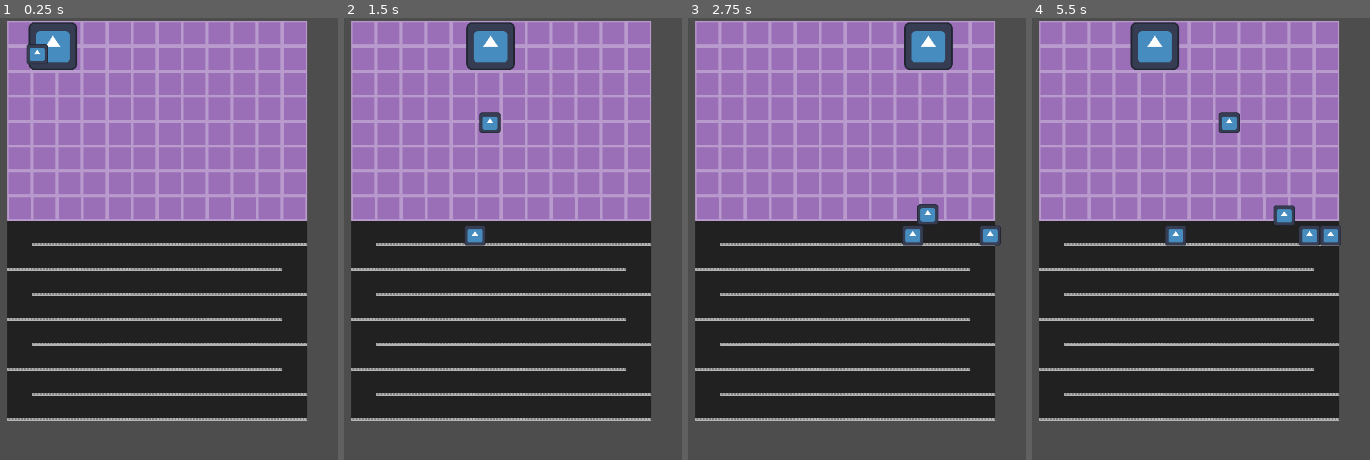
Above: before the commit, frames 1-4 (left to right).
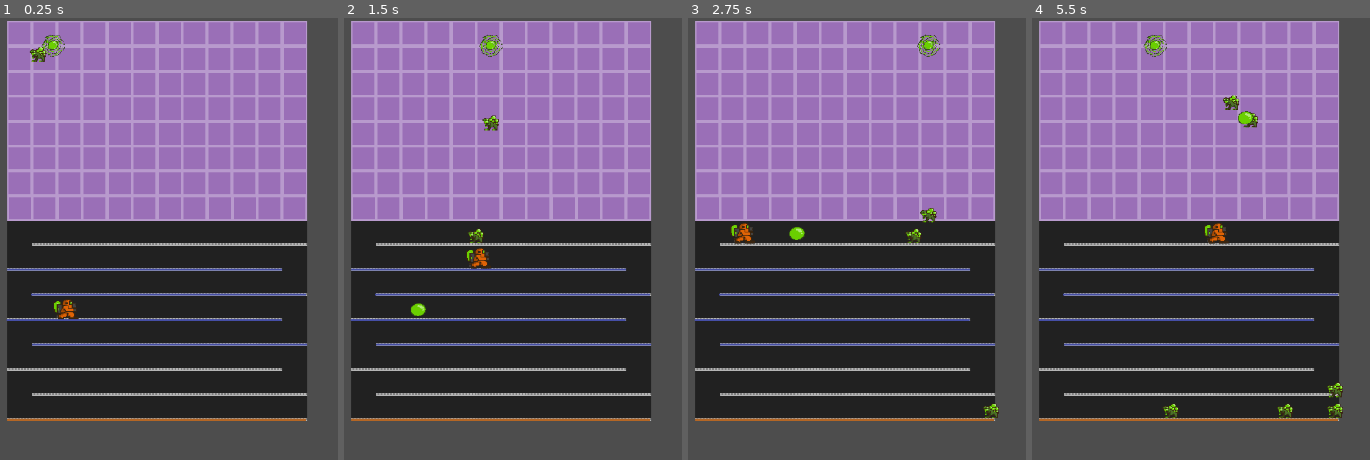
Above: after the commit, the same moments.

Repository: KrolPolski/Finnish-Game-Jam-2025
Game: Godot game, scene res://scenes/level_1.tscn
The game is run twice, just before and just after one commit, with the same random seed, the same clock (stepped at 60 frames per second) and the same inputs. The engine's default icon, where the game draws it, is replaced by a stand-in: a white triangle on a blue panel in a dark square.
Inputs:
- Up to frame 1 (0.25 s): no input
- Up to frame 2 (1.5 s): tap Enter (enter, bound only after the commit) at 0.5, 0.8, 1.35 s; hold D (move_right) from 0.53 s (still down); tap Space (drop_bubble) at 0.6 s; tap W (climb_up) at 0.77, 1.07 s
- Up to frame 3 (2.75 s): tap W (climb_up) at 1.52, 1.55, 1.82, 2.1 s; release D (move_right) at 2.03 s; hold A (move_left) from 2.03 s (still down); tap Space (drop_bubble) at 2.3 s
- Up to frame 4 (5.5 s): release A (move_left) at 2.78 s; hold D (move_right) 2.78-4.28 s; tap Space (drop_bubble) at 2.85, 4.35 s; tap W (climb_up) at 3.02, 3.32, 3.77, 3.8, 4.07, 4.52, 4.82 s; tap Enter (enter, bound only after the commit) at 3.05, 3.6, 5.1 s; hold A (move_left) 4.28-5.03 s; hold D (move_right) from 5.03 s (still down)

The runs differ from the first frame. In frame 1, 4.1% of the frame differs, in the area x 1-91%, y 0-92%; in frame 2, 4.8%; in frame 3, 5.1%; in frame 4, 6.2%, in the area x 1-93%, y 0-92%.

Commit message:
Combined player movement, bubbles with portals and enemy spawning

Diff:
--- a/bubble.gd
+++ b/bubble.gd
@@ -21,6 +21,8 @@
 
 
 func _on_area_entered(area: Area2D) -> void:
+	print("Bubble area entered")
+	print(area.get_groups())
 	if area.is_in_group("enemy"):
 		$'Timer'.stop()
 		dir = -1
--- a/enemy.gd
+++ b/enemy.gd
@@ -15,7 +15,7 @@
 		velocity.x = move_dir * SPEED
 	else:
 		velocity.y = -1 * SPEED
-	move_and_slide()
+#	move_and_slide()
 
 
 func _on_area_2d_area_entered(area: Area2D) -> void:
--- a/level.tscn
+++ b/level.tscn
@@ -43,10 +43,10 @@
 color = Color(0.70397, 0.401718, 0.144034, 1)
 
 [node name="Platform" type="ColorRect" parent="."]
-offset_left = 852.0
-offset_top = 375.0
-offset_right = 1201.0
-offset_bottom = 420.0
+offset_left = 160.0
+offset_top = 196.0
+offset_right = 509.0
+offset_bottom = 241.0
 color = Color(0.270675, 0.306784, 0.651463, 1)
 metadata/_edit_group_ = true
 
@@ -73,10 +73,10 @@
 debug_color = Color(0.868578, 0.284712, 0.536521, 0.42)
 
 [node name="Platform2" type="ColorRect" parent="."]
-offset_left = 94.0
-offset_top = 387.0
-offset_right = 443.0
-offset_bottom = 432.0
+offset_left = 161.0
+offset_top = 420.0
+offset_right = 510.0
+offset_bottom = 465.0
 color = Color(0.270675, 0.306784, 0.651463, 1)
 metadata/_edit_group_ = true
 
--- a/mob.gd
+++ b/mob.gd
@@ -1,6 +1,9 @@
 extends CharacterBody2D
 
 var SPEED = 2
+var FLOAT_SPEED = -300
+var dir = 1
+var is_floating = false
 
 # Called when the node enters the scene tree for the first time.
 func _ready() -> void:
@@ -11,11 +14,24 @@
 func _process(delta: float) -> void:
 	pass
 func _physics_process(delta: float):
-	position.x += SPEED
-	if position.x >= 450:
-		SPEED = -2
-	if position.x <= 0:
-		SPEED = +2
-	if not is_on_floor():
-		velocity += get_gravity() * delta
+
+	if !is_floating:
+		position.x += SPEED * dir
+		if position.x >= 450:
+			dir = -1
+		if position.x <= 0:
+			dir = 1
+		if not is_on_floor():
+			velocity += get_gravity() * delta
+	else:
+		velocity.x = 0
+		velocity.y = FLOAT_SPEED
 	move_and_slide()
+
+
+func _on_area_2d_area_entered(area: Area2D) -> void:
+	if area.is_in_group("bubble"):
+		velocity.x = 0
+		velocity.y = FLOAT_SPEED
+		is_floating = true
+		set_collision_mask_value(4, false)
--- a/player_movement.gd
+++ b/player_movement.gd
@@ -1,40 +1,59 @@
 extends CharacterBody2D
 
 
-const SPEED = 400.0
-const CLIMB_VELOCITY = -600.0
+const SPEED = 200.0
+const CLIMB_VELOCITY = -200.0
 
 var is_under_platform
+var under_count
 var is_over_platform
-var is_climbing
+var over_count
+var is_climbing_up
+var is_climbing_down
 var climb_dir
 
-var bubble_preload = preload("res://bubble.tscn")
-@onready var main = get_tree().get_root().get_node("Level")
+var bubble_preload = preload("res://scenes/bubble.tscn")
+@onready var main = get_tree().get_root().get_node("Level 1")
 
 func _ready() -> void:
 	is_under_platform = false
 	is_over_platform = false
-	is_climbing = false
+	is_climbing_up = false
+	is_climbing_down = false
 	climb_dir = 0
+	under_count = 0
+	over_count = 0
 
 func _physics_process(delta: float) -> void:
 	# Add the gravity.
 	if not is_on_floor():
 		velocity += get_gravity() * delta
 
+	if Input.is_action_just_pressed("enter"):
+		print("********")
+		print("IS UNDER PLATFORM:")
+		print(is_under_platform)
+		print("IS OVER PLATFORM:")
+		print(is_over_platform)
+		print("IS CLIMBING UP:")
+		print(is_climbing_up)
+		print("IS CLIMBING DOWN:")
+		print(is_climbing_down)
+		print("********")
+
 	# Handle climb.
-	if Input.is_action_just_pressed("climb_up") and is_under_platform and !is_climbing:
-		is_climbing = true
+	if Input.is_action_just_pressed("climb_up") and is_under_platform and !is_climbing_up and !is_climbing_down:
+		is_climbing_up = true
 		climb_dir = 1
-	elif Input.is_action_just_pressed("climb_down") and is_over_platform and !is_climbing:
-		is_climbing = true
+	elif Input.is_action_just_pressed("climb_down") and is_over_platform and !is_climbing_up and !is_climbing_down:
+		is_climbing_down = true
 		climb_dir = -1
 
-	if Input.is_action_just_pressed("drop_bubble") and !is_climbing and is_on_floor():
+
+	if Input.is_action_just_pressed("drop_bubble") and !is_climbing_up and !is_climbing_down and is_on_floor():
 		var instance = bubble_preload.instantiate()
 		instance.spawn_pos.x = global_position.x
-		instance.spawn_pos.y = global_position.y + 25
+		instance.spawn_pos.y = global_position.y
 		instance.add_to_group("bubble")
 		main.add_child.call_deferred(instance)
 
@@ -43,7 +62,7 @@
 	# Get the input direction and handle the movement/deceleration.
 	# As good practice, you should replace UI actions with custom gameplay actions.
 
-	if !is_climbing:
+	if !is_climbing_up and !is_climbing_down:
 		var direction := Input.get_axis("move_left", "move_right")
 		if direction:
 			velocity.x = direction * SPEED
@@ -60,20 +79,30 @@
 func _on_player_area_area_entered(area: Area2D) -> void:
 	if area.is_in_group("under_platform"):
 		is_under_platform = true
+		under_count += 1
+		print("UNDER PLATFORM")
 	if area.is_in_group("over_platform"):
 		is_over_platform = true
+		over_count += 1
+		print("OVER PLATFORM")
 
 
 func _on_player_area_area_exited(area: Area2D) -> void:
 	if area.is_in_group("under_platform"):
-		is_under_platform = false
-		if is_climbing:
+		under_count -= 1
+		if under_count <= 0:
+			is_under_platform = false
+		print("UNDER PLATFORM STOP")
+		if is_climbing_up:
 			velocity.y = 0
-			is_climbing = false
+			is_climbing_up = false
 			set_collision_mask_value(2, true)
 	if area.is_in_group("over_platform"):
-		is_over_platform = false
-		if is_climbing:
+		print("OVER PLATFORM STOP")
+		over_count -= 1
+		if over_count <= 0:
+			is_over_platform = false
+		if is_climbing_down:
 			velocity.y = 0
-			is_climbing = false
+			is_climbing_down = false
 			set_collision_mask_value(2, true)
--- a/project.godot
+++ b/project.godot
@@ -51,6 +51,11 @@
 "events": [Object(InputEventKey,"resource_local_to_scene":false,"resource_name":"","device":-1,"window_id":0,"alt_press …(191 unchanged characters)…
 ]
 }
+enter={
+"deadzone": 0.5,
+"events": [Object(InputEventKey,"resource_local_to_scene":false,"resource_name":"","device":-1,"window_id":0,"alt_pressed":false,"shift_pressed":false,"ctrl_pressed":false,"meta_pressed":false,"pressed":false,"keycode":0,"physical_keycode":4194309,"key_label":0,"unicode":0,"location":0,"echo":false,"script":null)
+]
+}
 
 [rendering]
 
--- a/bubble.tscn
+++ b/scenes/bubble.tscn
@@ -1,21 +1,22 @@
 [gd_scene load_steps=4 format=3 uid="uid://cx05tafwjurew"]
 
-[ext_resource type="Texture2D" uid="uid://lootb2wabas2" path="res://assets/sprites/bubble_1.png" id="1_plpnl"]
 [ext_resource type="Script" path="res://bubble.gd" id="1_s1ay2"]
+[ext_resource type="Texture2D" uid="uid://juvteptdyuh2" path="res://assets/character_sprites/bubble_sprite_1.PNG" id="2_cscum"]
 
 [sub_resource type="CircleShape2D" id="CircleShape2D_ntcyj"]
 radius = 3.89573
 
 [node name="Bubble" type="Area2D" groups=["bubble"]]
+top_level = true
 position = Vector2(200, 108)
-scale = Vector2(2.96263, 2.38455)
+scale = Vector2(0.839037, 0.717785)
 collision_layer = 4
 collision_mask = 8
 script = ExtResource("1_s1ay2")
 metadata/_edit_group_ = true
 
 [node name="Sprite2D" type="Sprite2D" parent="."]
-texture = ExtResource("1_plpnl")
+texture = ExtResource("2_cscum")
 
 [node name="CollisionShape2D" type="CollisionShape2D" parent="."]
 shape = SubResource("CircleShape2D_ntcyj")
--- a/scenes/level_1.tscn
+++ b/scenes/level_1.tscn
@@ -1,10 +1,12 @@
-[gd_scene load_steps=11 format=4 uid="uid://clo6cylv8dslo"]
-
-[ext_resource type="Texture2D" uid="uid://bewvwbn2pcikw" path="res://assets/tilesets/level1_floor.png" id="1_qvcpk"]
-[ext_resource type="Texture2D" uid="uid://x88oknbs6155" path="res://assets/tilesets/level1_sky.png" id="2_xi0ms"]
+[gd_scene load_steps=18 format=4 uid="uid://clo6cylv8dslo"]
+
+[ext_resource type="Texture2D" uid="uid://clqp2k1834hig" path="res://assets/tilesets/level1_floor.png" id="1_qvcpk"]
+[ext_resource type="Texture2D" uid="uid://b0sae5mprcwrg" path="res://assets/tilesets/level1_sky.png" id="2_xi0ms"]
 [ext_resource type="Script" path="res://scenes/area_2d.gd" id="3_lbnyv"]
-[ext_resource type="Texture2D" uid="uid://bmf7blihblkv5" path="res://icon.svg" id="4_8bqn7"]
 [ext_resource type="PackedScene" uid="uid://cmfrpqlcr1vws" path="res://scenes/mob.tscn" id="4_mkim1"]
+[ext_resource type="Texture2D" uid="uid://2fy856aimvp7" path="res://assets/character_sprites/portal_sprite_1.PNG" id="5_2et8h"]
+[ext_resource type="Script" path="res://player_movement.gd" id="6_dhlg7"]
+[ext_resource type="Texture2D" uid="uid://buy37hkbfursr" path="res://assets/character_sprites/player_sprite_1.png" id="7_ayfcc"]
 
 [sub_resource type="TileSetAtlasSource" id="TileSetAtlasSource_suouw"]
 texture = ExtResource("1_qvcpk")
@@ -26,6 +28,21 @@
 [sub_resource type="RectangleShape2D" id="RectangleShape2D_kr7il"]
 size = Vector2(78.5, 75)
 
+[sub_resource type="RectangleShape2D" id="RectangleShape2D_7p0mf"]
+size = Vector2(30, 32)
+
+[sub_resource type="RectangleShape2D" id="RectangleShape2D_f417m"]
+size = Vector2(348.279, 47.1943)
+
+[sub_resource type="RectangleShape2D" id="RectangleShape2D_1nnb0"]
+size = Vector2(348.004, 137.651)
+
+[sub_resource type="RectangleShape2D" id="RectangleShape2D_crxav"]
+size = Vector2(347.628, 70.7914)
+
+[sub_resource type="RectangleShape2D" id="RectangleShape2D_1aje3"]
+size = Vector2(1263.16, 63.6074)
+
 [node name="Level 1" type="Node2D"]
 
 [node name="Tilemaps" type="Node" parent="."]
@@ -35,6 +52,7 @@
 scale = Vector2(2.5, 2.5)
 tile_map_data = PackedByteArray("AAAAAP//AAAAAAAAAAABAP//AAAAAAAAAAACAP//AAAAAAAAAAADAP//AAAAAAAAAAAEAP//AAAAAAAAAAAFAP …(1456 unchanged characters)…
 tile_set = SubResource("TileSet_1fugo")
+collision_enabled = false
 
 [node name="Sky" type="TileMapLayer" parent="Tilemaps"]
 position = Vector2(330, 645)
@@ -54,7 +72,7 @@
 [node name="Sprite2D" type="Sprite2D" parent="Portal2"]
 position = Vector2(373, 45)
 scale = Vector2(0.605469, 0.597656)
-texture = ExtResource("4_8bqn7")
+texture = ExtResource("5_2et8h")
 
 [node name="MobTimer" type="Timer" parent="Portal2"]
 autostart = true
@@ -63,5 +81,291 @@
 wait_time = 20.0
 autostart = true
 
-[node name="Mob" parent="." instance=ExtResource("4_mkim1")]
+[node name="Mob" parent="." groups=["enemy"] instance=ExtResource("4_mkim1")]
 position = Vector2(1, -170)
+collision_mask = 3
+
+[node name="Player" type="CharacterBody2D" parent="."]
+top_level = true
+position = Vector2(424, 464)
+scale = Vector2(1.32255, 1.04823)
+collision_mask = 3
+script = ExtResource("6_dhlg7")
+metadata/_edit_group_ = true
+
+[node name="Sprite2D" type="Sprite2D" parent="Player"]
+texture = ExtResource("7_ayfcc")
+
+[node name="CollisionPolygon2D" type="CollisionPolygon2D" parent="Player"]
+position = Vector2(0.999992, -0.338383)
+scale = Vector2(0.240234, 0.245613)
+polygon = PackedVector2Array(59.1, -64, -59, -64, -63.8, -59, -64, 61, -60.3, 64, 59.6, 64, 60.1109, 64.5876, 64, -61.1)
+
+[node name="player_area" type="Area2D" parent="Player"]
+
+[node name="CollisionShape2D" type="CollisionShape2D" parent="Player/player_area"]
+shape = SubResource("RectangleShape2D_7p0mf")
+
+[node name="Platform" type="ColorRect" parent="."]
+offset_left = 365.0
+offset_top = 361.0
+offset_right = 710.0
+offset_bottom = 411.0
+scale = Vector2(1.27484, 0.0635668)
+color = Color(0.270675, 0.306784, 0.651463, 1)
+metadata/_edit_group_ = true
+
+[node name="StaticBody2D" type="StaticBody2D" parent="Platform"]
+collision_layer = 2
+
+[node name="CollisionShape2D" type="CollisionShape2D" parent="Platform/StaticBody2D"]
+position = Vector2(174.139, 23.5972)
+scale = Vector2(1, 1)
+shape = SubResource("RectangleShape2D_f417m")
+
+[node name="Under_platform" type="Area2D" parent="Platform" groups=["under_platform"]]
+position = Vector2(177, 118)
+
+[node name="CollisionShape2D" type="CollisionShape2D" parent="Platform/Under_platform" groups=["under_platform"]]
+position = Vector2(-2, -7.87988)
+scale = Vector2(1, 0.999999)
+shape = SubResource("RectangleShape2D_1nnb0")
+metadata/_edit_group_ = true
+
+[node name="Over_platform" type="Area2D" parent="Platform" groups=["over_platform"]]
+position = Vector2(175, -54)
+
+[node name="CollisionShape2D" type="CollisionShape2D" parent="Platform/Over_platform" groups=["over_platform"]]
+position = Vector2(-1, 85.4629)
+scale = Vector2(1, 1)
+shape = SubResource("RectangleShape2D_crxav")
+debug_color = Color(0.868578, 0.284712, 0.536521, 0.42)
+
+[node name="Platform2" type="ColorRect" parent="."]
+top_level = true
+offset_left = 330.0
+offset_top = 401.0
+offset_right = 675.0
+offset_bottom = 451.0
+scale = Vector2(1.27484, 0.0635668)
+color = Color(0.270675, 0.306784, 0.651463, 1)
+metadata/_edit_group_ = true
+
+[node name="StaticBody2D" type="StaticBody2D" parent="Platform2"]
+collision_layer = 2
+
+[node name="CollisionShape2D" type="CollisionShape2D" parent="Platform2/StaticBody2D"]
+position = Vector2(174.139, 23.5972)
+scale = Vector2(1, 1)
+shape = SubResource("RectangleShape2D_f417m")
+
+[node name="Under_platform" type="Area2D" parent="Platform2" groups=["under_platform"]]
+position = Vector2(177, 118)
+
+[node name="CollisionShape2D" type="CollisionShape2D" parent="Platform2/Under_platform" groups=["under_platform"]]
+position = Vector2(-2, -15.7456)
+scale = Vector2(1, 1)
+shape = SubResource("RectangleShape2D_1nnb0")
+
+[node name="Over_platform" type="Area2D" parent="Platform2" groups=["over_platform"]]
+position = Vector2(175, -54)
+
+[node name="CollisionShape2D" type="CollisionShape2D" parent="Platform2/Over_platform" groups=["over_platform"]]
+position = Vector2(-1, 50.0674)
+scale = Vector2(1, 1)
+shape = SubResource("RectangleShape2D_crxav")
+debug_color = Color(0.868578, 0.284712, 0.536521, 0.42)
+
+[node name="Platform3" type="ColorRect" parent="."]
+top_level = true
+offset_left = 368.0
+offset_top = 441.0
+offset_right = 713.0
+offset_bottom = 491.0
+scale = Vector2(1.27484, 0.0635668)
+color = Color(0.270675, 0.306784, 0.651463, 1)
+metadata/_edit_group_ = true
+
+[node name="StaticBody2D" type="StaticBody2D" parent="Platform3"]
+collision_layer = 2
+
+[node name="CollisionShape2D" type="CollisionShape2D" parent="Platform3/StaticBody2D"]
+position = Vector2(174.139, 23.5972)
+scale = Vector2(1, 1)
+shape = SubResource("RectangleShape2D_f417m")
+
+[node name="Under_platform" type="Area2D" parent="Platform3" groups=["under_platform"]]
+position = Vector2(177, 118)
+
+[node name="CollisionShape2D" type="CollisionShape2D" parent="Platform3/Under_platform" groups=["under_platform"]]
+position = Vector2(-2, -1.98047)
+scale = Vector2(1, 0.999999)
+shape = SubResource("RectangleShape2D_1nnb0")
+
+[node name="Over_platform" type="Area2D" parent="Platform3" groups=["over_platform"]]
+position = Vector2(175, -54)
+
+[node name="CollisionShape2D" type="CollisionShape2D" parent="Platform3/Over_platform" groups=["over_platform"]]
+position = Vector2(-1.00006, 77.5981)
+scale = Vector2(1, 1)
+shape = SubResource("RectangleShape2D_crxav")
+debug_color = Color(0.868578, 0.284712, 0.536521, 0.42)
+
+[node name="Platform4" type="ColorRect" parent="."]
+top_level = true
+offset_left = 329.0
+offset_top = 482.0
+offset_right = 674.0
+offset_bottom = 532.0
+scale = Vector2(1.27484, 0.0635668)
+color = Color(0.270675, 0.306784, 0.651463, 1)
+metadata/_edit_group_ = true
+
+[node name="StaticBody2D" type="StaticBody2D" parent="Platform4"]
+collision_layer = 2
+
+[node name="CollisionShape2D" type="CollisionShape2D" parent="Platform4/StaticBody2D"]
+position = Vector2(174.139, 39.3286)
+scale = Vector2(1, 0.999999)
+shape = SubResource("RectangleShape2D_f417m")
+
+[node name="Under_platform" type="Area2D" parent="Platform4" groups=["under_platform"]]
+position = Vector2(177, 118)
+
+[node name="CollisionShape2D" type="CollisionShape2D" parent="Platform4/Under_platform" groups=["under_platform"]]
+position = Vector2(-2, 7.85107)
+scale = Vector2(1, 0.999999)
+shape = SubResource("RectangleShape2D_1nnb0")
+
+[node name="Over_platform" type="Area2D" parent="Platform4" groups=["over_platform"]]
+position = Vector2(175, -54)
+
+[node name="CollisionShape2D" type="CollisionShape2D" parent="Platform4/Over_platform" groups=["over_platform"]]
+position = Vector2(-1, 69.7314)
+scale = Vector2(1, 1)
+shape = SubResource("RectangleShape2D_crxav")
+debug_color = Color(0.868578, 0.284712, 0.536521, 0.42)
+
+[node name="Platform5" type="ColorRect" parent="."]
+top_level = true
+offset_left = 370.0
+offset_top = 521.0
+offset_right = 715.0
+offset_bottom = 571.0
+scale = Vector2(1.27484, 0.0635668)
+color = Color(0.270675, 0.306784, 0.651463, 1)
+metadata/_edit_group_ = true
+
+[node name="StaticBody2D" type="StaticBody2D" parent="Platform5"]
+collision_layer = 2
+
+[node name="CollisionShape2D" type="CollisionShape2D" parent="Platform5/StaticBody2D"]
+position = Vector2(174.139, 23.5972)
+scale = Vector2(1, 1)
+shape = SubResource("RectangleShape2D_f417m")
+
+[node name="Under_platform" type="Area2D" parent="Platform5" groups=["under_platform"]]
+position = Vector2(177, 118)
+
+[node name="CollisionShape2D" type="CollisionShape2D" parent="Platform5/Under_platform" groups=["under_platform"]]
+position = Vector2(-2, 7.85107)
+scale = Vector2(1, 0.999999)
+shape = SubResource("RectangleShape2D_1nnb0")
+
+[node name="Over_platform" type="Area2D" parent="Platform5" groups=["over_platform"]]
+position = Vector2(175, -54)
+
+[node name="CollisionShape2D" type="CollisionShape2D" parent="Platform5/Over_platform" groups=["over_platform"]]
+position = Vector2(-1, 85.4634)
+scale = Vector2(1, 1)
+shape = SubResource("RectangleShape2D_crxav")
+debug_color = Color(0.868578, 0.284712, 0.536521, 0.42)
+
+[node name="Platform6" type="ColorRect" parent="."]
+offset_left = 330.0
+offset_top = 561.0
+offset_right = 675.0
+offset_bottom = 611.0
+scale = Vector2(1.27484, 0.0635668)
+color = Color(0.270675, 0.306784, 0.651463, 1)
+metadata/_edit_group_ = true
+
+[node name="StaticBody2D" type="StaticBody2D" parent="Platform6"]
+collision_layer = 2
+
+[node name="CollisionShape2D" type="CollisionShape2D" parent="Platform6/StaticBody2D"]
+position = Vector2(174.139, 23.5972)
+scale = Vector2(1, 1)
+shape = SubResource("RectangleShape2D_f417m")
+
+[node name="Under_platform" type="Area2D" parent="Platform6" groups=["under_platform"]]
+position = Vector2(177, 118)
+
+[node name="CollisionShape2D" type="CollisionShape2D" parent="Platform6/Under_platform" groups=["under_platform"]]
+position = Vector2(-2, 7.85107)
+scale = Vector2(1, 0.999999)
+shape = SubResource("RectangleShape2D_1nnb0")
+
+[node name="Over_platform" type="Area2D" parent="Platform6" groups=["over_platform"]]
+position = Vector2(175, -54)
+
+[node name="CollisionShape2D" type="CollisionShape2D" parent="Platform6/Over_platform" groups=["over_platform"]]
+position = Vector2(-1, 69.7314)
+scale = Vector2(1, 1)
+shape = SubResource("RectangleShape2D_crxav")
+debug_color = Color(0.868578, 0.284712, 0.536521, 0.42)
+
+[node name="Platform7" type="ColorRect" parent="."]
+offset_left = 370.0
+offset_top = 601.0
+offset_right = 715.0
+offset_bottom = 651.0
+scale = Vector2(1.27484, 0.0635668)
+color = Color(0.270675, 0.306784, 0.651463, 1)
+metadata/_edit_group_ = true
+
+[node name="StaticBody2D" type="StaticBody2D" parent="Platform7"]
+collision_layer = 2
+
+[node name="CollisionShape2D" type="CollisionShape2D" parent="Platform7/StaticBody2D"]
+position = Vector2(174.139, 23.5972)
+scale = Vector2(1, 1)
+shape = SubResource("RectangleShape2D_f417m")
+
+[node name="Under_platform" type="Area2D" parent="Platform7" groups=["under_platform"]]
+position = Vector2(177, 118)
+
+[node name="CollisionShape2D" type="CollisionShape2D" parent="Platform7/Under_platform" groups=["under_platform"]]
+position = Vector2(-2, 7.85107)
+scale = Vector2(1, 0.999999)
+shape = SubResource("RectangleShape2D_1nnb0")
+
+[node name="Over_platform" type="Area2D" parent="Platform7" groups=["over_platform"]]
+position = Vector2(175, -54)
+
+[node name="CollisionShape2D" type="CollisionShape2D" parent="Platform7/Over_platform" groups=["over_platform"]]
+position = Vector2(-1, 69.7314)
+scale = Vector2(1, 1)
+shape = SubResource("RectangleShape2D_crxav")
+debug_color = Color(0.868578, 0.284712, 0.536521, 0.42)
+
+[node name="Floor" type="StaticBody2D" parent="."]
+top_level = true
+position = Vector2(568, 643)
+scale = Vector2(0.38, 0.051)
+metadata/_edit_group_ = true
+
+[node name="CollisionShape2D" type="CollisionShape2D" parent="Floor"]
+position = Vector2(5.26318, -12.1963)
+scale = Vector2(1, 1)
+shape = SubResource("RectangleShape2D_1aje3")
+
+[node name="ColorRect" type="ColorRect" parent="Floor"]
+offset_left = -626.0
+offset_top = -44.0
+offset_right = 632.0
+offset_bottom = 39.0
+color = Color(0.70397, 0.401718, 0.144034, 1)
+
+[connection signal="area_entered" from="Player/player_area" to="Player" method="_on_player_area_area_entered"]
+[connection signal="area_exited" from="Player/player_area" to="Player" method="_on_player_area_area_exited"]
--- a/scenes/mob.tscn
+++ b/scenes/mob.tscn
@@ -1,10 +1,13 @@
-[gd_scene load_steps=4 format=3 uid="uid://cmfrpqlcr1vws"]
+[gd_scene load_steps=5 format=3 uid="uid://cmfrpqlcr1vws"]
 
 [ext_resource type="Script" path="res://mob.gd" id="1_c6a7m"]
-[ext_resource type="Texture2D" uid="uid://bmf7blihblkv5" path="res://icon.svg" id="2_n7dok"]
+[ext_resource type="Texture2D" uid="uid://brgn6gct732p1" path="res://assets/character_sprites/enemy_sprite_1.PNG" id="2_hwkfc"]
 
 [sub_resource type="RectangleShape2D" id="RectangleShape2D_hn5fo"]
 size = Vector2(33.75, 33.5)
+
+[sub_resource type="RectangleShape2D" id="RectangleShape2D_xcnfi"]
+size = Vector2(5, 5)
 
 [node name="Mob" type="CharacterBody2D"]
 top_level = true
@@ -12,9 +15,19 @@
 
 [node name="Sprite2D" type="Sprite2D" parent="."]
 position = Vector2(347, 199.25)
-scale = Vector2(0.265625, 0.253906)
-texture = ExtResource("2_n7dok")
+scale = Vector2(0.858144, 0.747009)
+texture = ExtResource("2_hwkfc")
 
 [node name="CollisionShape2D" type="CollisionShape2D" parent="."]
 position = Vector2(348, 195)
 shape = SubResource("RectangleShape2D_hn5fo")
+
+[node name="Area2D" type="Area2D" parent="." groups=["enemy"]]
+collision_layer = 8
+collision_mask = 15
+
+[node name="CollisionShape2D" type="CollisionShape2D" parent="Area2D" groups=["enemy"]]
+position = Vector2(349, 200)
+shape = SubResource("RectangleShape2D_xcnfi")
+
+[connection signal="area_entered" from="Area2D" to="." method="_on_area_2d_area_entered"]
--- /dev/null
+++ b/scenes/player.tscn
@@ -0,0 +1,30 @@
+[gd_scene load_steps=4 format=3 uid="uid://dq03niq1a4bj4"]
+
+[ext_resource type="Script" path="res://player_movement.gd" id="1_yqhb2"]
+[ext_resource type="Texture2D" uid="uid://b17hp0a0fdgug" path="res://icon.svg" id="2_au830"]
+
+[sub_resource type="RectangleShape2D" id="RectangleShape2D_pqevt"]
+size = Vector2(123, 120.5)
+
+[node name="Player_parent" type="Node2D"]
+
+[node name="Player" type="CharacterBody2D" parent="."]
+position = Vector2(638, 484)
+collision_mask = 3
+script = ExtResource("1_yqhb2")
+metadata/_edit_group_ = true
+
+[node name="Sprite2D" type="Sprite2D" parent="Player"]
+texture = ExtResource("2_au830")
+
+[node name="CollisionPolygon2D" type="CollisionPolygon2D" parent="Player"]
+polygon = PackedVector2Array(59.1, -64, -59, -64, -63.8, -59, -64, 61, -60.3, 64, 59.6, 64, 63.9, 59, 64, -61.1)
+
+[node name="player_area" type="Area2D" parent="Player"]
+
+[node name="CollisionShape2D" type="CollisionShape2D" parent="Player/player_area"]
+position = Vector2(0.5, -0.25)
+shape = SubResource("RectangleShape2D_pqevt")
+
+[connection signal="area_entered" from="Player/player_area" to="Player" method="_on_player_area_area_entered"]
+[connection signal="area_exited" from="Player/player_area" to="Player" method="_on_player_area_area_exited"]
